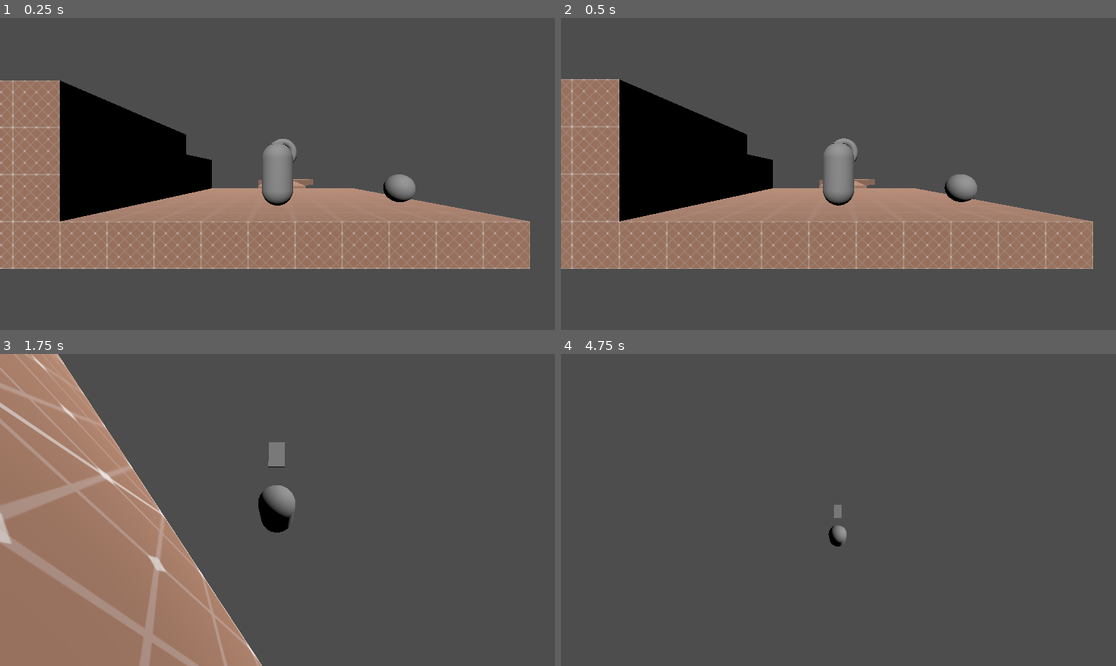
Above: before the commit, frames 1-4 (two rows, left to right).
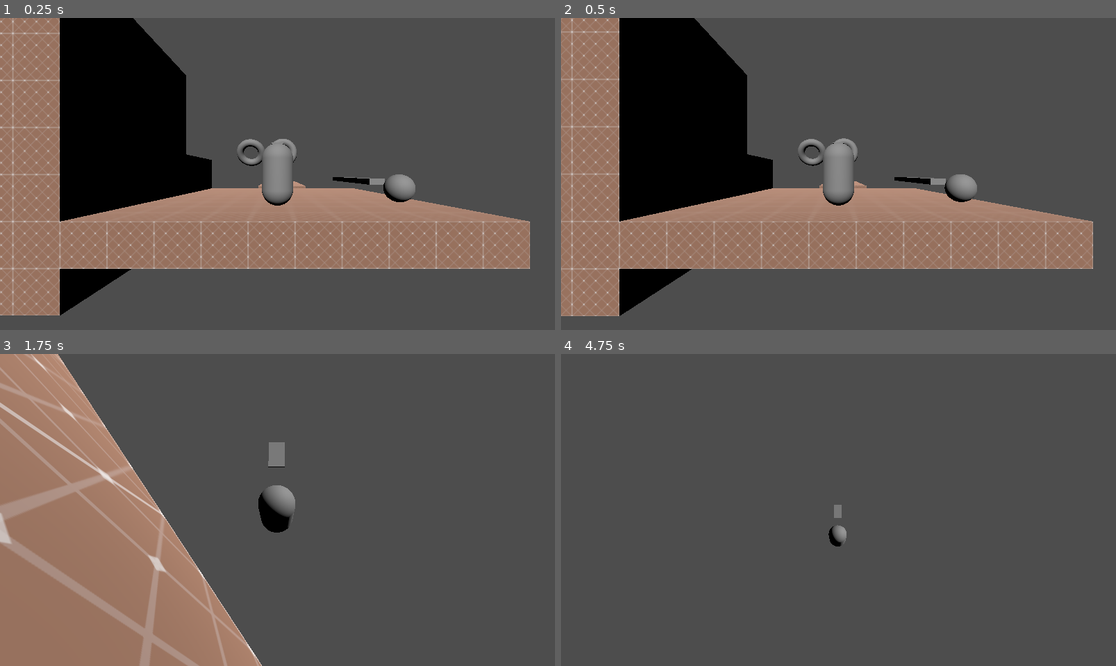
Above: after the commit, the same moments.

Repository: Nigel-Karunaratne/3DPlatformer_Godot4
Game: Godot game, scene res://level_scenes/test_level.tscn
Same seed, same stepped clock (60 frames per second), same inputs: the game is played once before the commit and once after it. The project has no main scene, so this scene is started directly.
Inputs (mouse positions are in pixels of both pictures, inside the frame that each line leads up to):
- Up to frame 1 (0.25 s): no input
- Up to frame 2 (0.5 s): no input
- Up to frame 3 (1.75 s): tap Enter at 0.5 s; move the mouse to (305, 510) at 0.52 s; hold W (move_forward) from 0.53 s (still down); tap R at 0.6 s; tap Space (jump) at 0.77, 1.52 s; move the mouse to (249, 510) at 1.27 s; tap T at 1.35 s
- Up to frame 4 (4.75 s): keep holding W (move_forward); move the mouse to (849, 503) at 2.02 s; tap R at 2.1, 3.6 s; move the mouse to (832, 516) at 2.77 s; tap T at 2.85, 4.35 s; tap Space (jump) at 3.02, 3.77, 4.52 s; move the mouse to (877, 513) at 3.52 s; move the mouse to (794, 506) at 4.27 s

The runs differ from the first frame. In frame 1, 11% of the frame differs, in the area x 0-70%, y 0-96%; in frame 2, 11%; in frame 3, less than 0.1%; in frame 4, less than 0.1%.

Commit message:
Updated to include a test Accel Pad

Diff:
--- a/level_scenes/test_level.tscn
+++ b/level_scenes/test_level.tscn
@@ -1,10 +1,11 @@
-[gd_scene load_steps=6 format=3 uid="uid://dhg435sgwtowo"]
+[gd_scene load_steps=7 format=3 uid="uid://dhg435sgwtowo"]
 
 [ext_resource type="PackedScene" uid="uid://cjga8w2bc7wiu" path="res://prefab_scenes/player_camera.tscn" id="1_3pse8"]
 [ext_resource type="PackedScene" uid="uid://ceyhw3o4v3g3n" path="res://prefab_scenes/player.tscn" id="1_r1r6b"]
 [ext_resource type="Material" uid="uid://dpm03fq4x77bb" path="res://materials/m_grid_cafeaulait.tres" id="3_0rfjg"]
 [ext_resource type="PackedScene" uid="uid://7441bmtmni15" path="res://prefab_scenes/spring.tscn" id="4_oyh3i"]
 [ext_resource type="PackedScene" uid="uid://klut8o1nqtbs" path="res://prefab_scenes/launcher.tscn" id="5_7k8gs"]
+[ext_resource type="PackedScene" uid="uid://bmr8eblnfqbhp" path="res://prefab_scenes/accelerator_pad.tscn" id="6_u3ngf"]
 
 [node name="Node3D" type="Node3D"]
 
@@ -32,7 +33,12 @@
 material = ExtResource("3_0rfjg")
 
 [node name="CSGBox3D4" type="CSGBox3D" parent="CSGCombiner3D"]
-transform = Transform3D(1, 0, 0, 0, 1, 0, 0, 0, 1, -7, 1.5, 2)
+transform = Transform3D(1, 0, 0, 0, 1, 0, 0, 0, 1, -7, 2.5, 2)
+size = Vector3(4, 8, 6)
+material = ExtResource("3_0rfjg")
+
+[node name="CSGBox3D10" type="CSGBox3D" parent="CSGCombiner3D"]
+transform = Transform3D(1, 0, 0, 0, 1, 0, 0, 0, 1, -11, 3.5, 2)
 size = Vector3(4, 4, 6)
 material = ExtResource("3_0rfjg")
 
@@ -41,16 +47,53 @@
 size = Vector3(4, 4, 4)
 material = ExtResource("3_0rfjg")
 
+[node name="CSGBox3D11" type="CSGBox3D" parent="CSGCombiner3D"]
+transform = Transform3D(1, 0, 0, 0, 1, 0, 0, 0, 1, -11, 1.5, -3)
+size = Vector3(4, 4, 4)
+material = ExtResource("3_0rfjg")
+
 [node name="CSGBox3D3" type="CSGBox3D" parent="CSGCombiner3D"]
-transform = Transform3D(0.707107, 0, -0.707107, 0, 1, 0, 0.707107, 0, 0.707107, 1.41422, 0, -26.4975)
+transform = Transform3D(1, 0, 0, 0, 1, 0, 0, 0, 1, 3.41422, -2, -23.4975)
 size = Vector3(4, 1, 10)
+material = ExtResource("3_0rfjg")
+
+[node name="CSGBox3D6" type="CSGBox3D" parent="CSGCombiner3D"]
+transform = Transform3D(1, 0, 0, 0, 1, 0, 0, 0, 1, -4.58578, -4, -31.4975)
+size = Vector3(4, 1, 10)
+material = ExtResource("3_0rfjg")
+
+[node name="CSGBox3D7" type="CSGBox3D" parent="CSGCombiner3D"]
+transform = Transform3D(-4.37114e-08, 0, 1, 0, 1, 0, -1, 0, -4.37114e-08, -9.58578, -4, -41.4975)
+size = Vector3(4, 1, 10)
+material = ExtResource("3_0rfjg")
+
+[node name="CSGBox3D8" type="CSGBox3D" parent="CSGCombiner3D"]
+transform = Transform3D(-4.37114e-08, 0, 1, 0, 1, 0, -1, 0, -4.37114e-08, -22.5858, -5, -42.4975)
+size = Vector3(6, 1, 10)
+material = ExtResource("3_0rfjg")
+
+[node name="CSGBox3D9" type="CSGBox3D" parent="CSGCombiner3D"]
+transform = Transform3D(-4.37114e-08, 0, 1, 0, 1, 0, -1, 0, -4.37114e-08, -34.5858, 1, -42.4975)
+size = Vector3(6, 1, 10)
 material = ExtResource("3_0rfjg")
 
 [node name="Spring" parent="." instance=ExtResource("4_oyh3i")]
 transform = Transform3D(1, 0, 0, 0, 1, 0, 0, 0, 1, 4, 1, 2)
 velocity = 50.0
 
+[node name="Spring2" parent="." instance=ExtResource("4_oyh3i")]
+transform = Transform3D(1, 0, 0, 0, 1, 0, 0, 0, 1, -26, -4.1, -42.5)
+velocity = 20.0
+
 [node name="Launcher" parent="." instance=ExtResource("5_7k8gs")]
 transform = Transform3D(1, 0, 0, 0, 1, 0, 0, 0, 1, 0, 3, -5)
-velocity = 100.0
+velocity = 50.0
 additional_direction = Vector3(0, 5, 0)
+
+[node name="Launcher2" parent="." instance=ExtResource("5_7k8gs")]
+transform = Transform3D(1, 0, 0, 0, 0.866025, -0.5, 0, 0.5, 0.866025, -2.23445, 3, -5)
+velocity = 50.0
+
+[node name="AcceleratorPad" parent="." instance=ExtResource("6_u3ngf")]
+transform = Transform3D(1, 0, 3.85534e-07, 0, 1, 0, -4.37114e-08, 0, 8.82, 6.18388, 1, -8.45295)
+applied_force = 0.2
